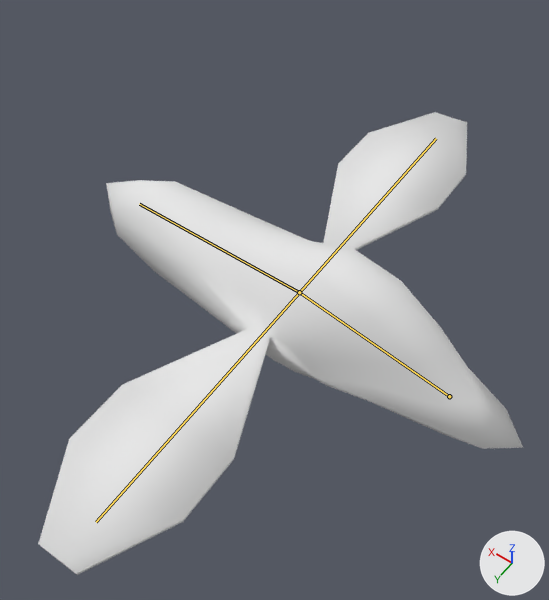
A saved change to the Blender file Assets/bug.blend.
Before and after are seen from a 50 mm lens placed at (-0.174, 0.243, 0.4), pointed at (-0.01, 0.013, 0.039). Arrows for +X, +Y and +Z are at lower right; the lights stay in place. The bones that bend it are drawn over the model as lines.
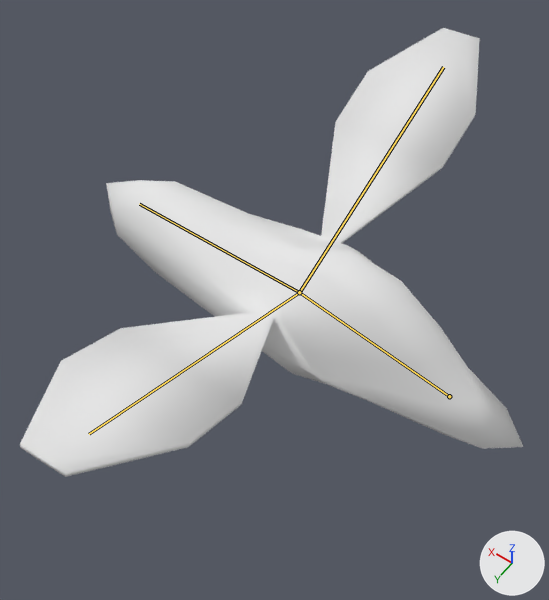
Commit message: Bug animation complete

The newer file adds an action. The first version stands in its rest pose; the second is drawn at frame 5 of the action 'Armature.001Action'.

Boxes (x1, y1, x2, y2) around the edits, measured in the pictures (549 x 600 px):
'Cube', posed
    before: (38, 112, 523, 575)
    after: (20, 28, 523, 477)
bone 'Bone.001', root to tip
    before: (299, 292) to (436, 138)
    after: (299, 292) to (443, 67)
bone 'Bone.002', root to tip
    before: (299, 292) to (96, 522)
    after: (299, 292) to (89, 434)

The change, as a diff of the scene's bpy script:
```diff
--- a/Assets/bug.blend.py
+++ b/Assets/bug.blend.py
@@ bone_bone_001 @@
 bone_bone_001 = bpy.data.objects['Armature.001'].pose.bones['Bone.001']  # child of 'Bone'
-bone_bone_001.rotation_quaternion = (1.0, 0.0, 0.0, 0.0)  # degrees (0, 0, 0)
+bone_bone_001.rotation_quaternion = (0.98, 0.037, 0.0, -0.196)  # degrees (4, 1, -23)
@@ bone_bone_002 @@
 bone_bone_002 = bpy.data.objects['Armature.001'].pose.bones['Bone.002']  # child of 'Bone'
-bone_bone_002.rotation_quaternion = (1.0, 0.0, 0.0, 0.0)  # degrees (0, 0, 0)
+bone_bone_002.rotation_quaternion = (0.98, 0.037, 0.0, 0.196)  # degrees (4, -1, 23)
```
